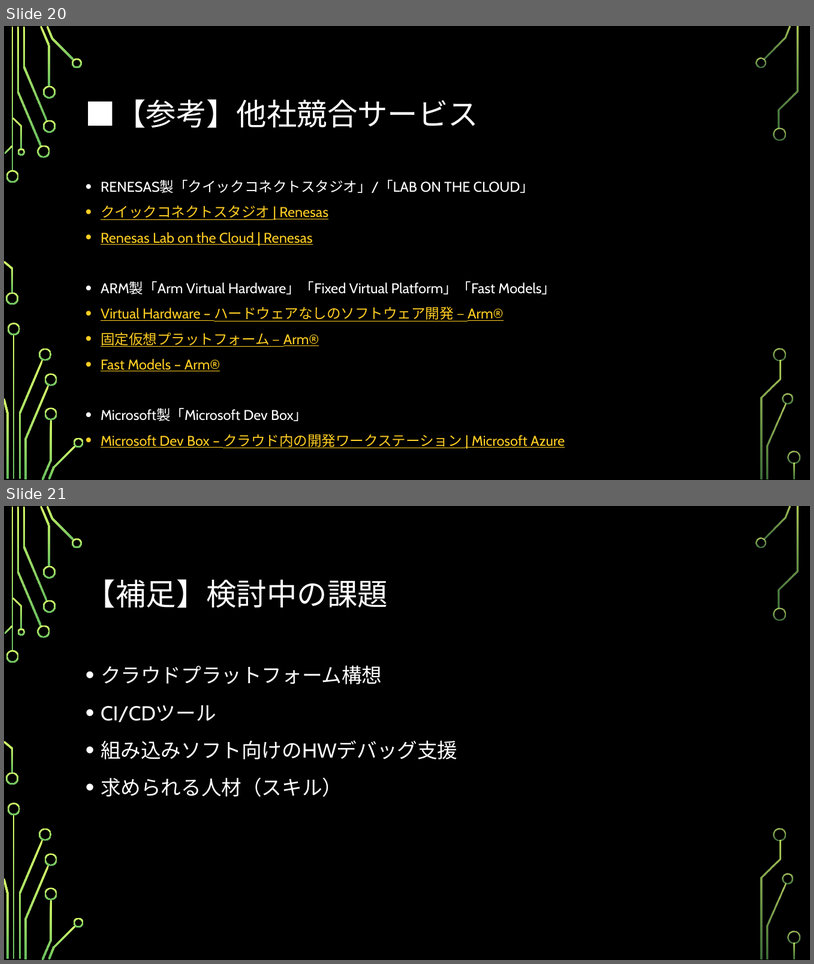
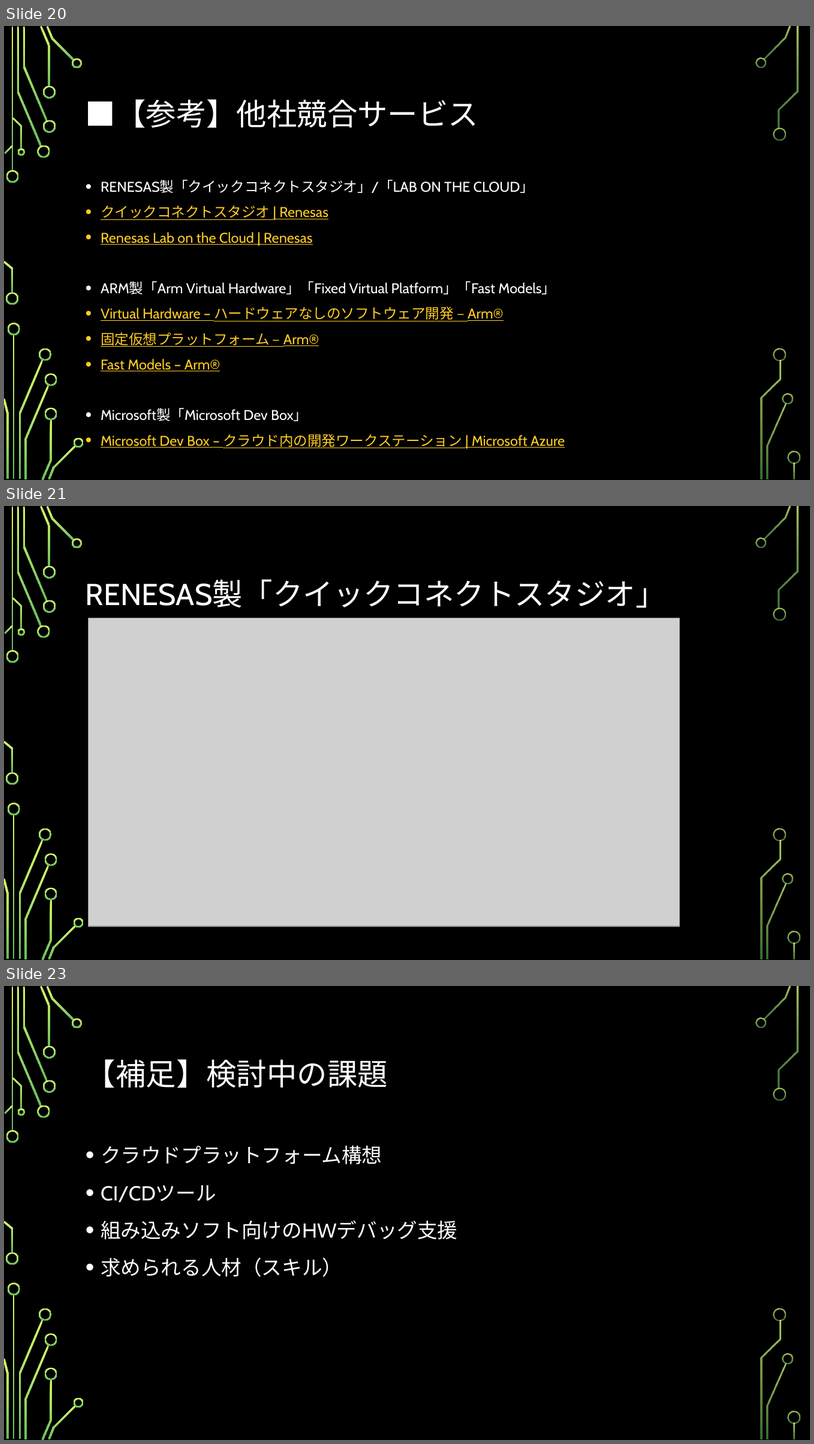
Before and after one commit to SITH-YN/PythonTool, a slide deck: Temp/39期ビジネスアイディア.pptx. Shown one above the other, each under a label of ours: slides 20 and 21 before the commit, slides 20, 21 and 23 after it; the slides between them are not shown. The pictures are 814x964 and 814x1444 pixels, drawn with LibreOffice and Linux fonts; fonts in the diff are those of the drawing; grey boxes stand for pictures; background and template pictures are left out. Boxes give left, top, right and bottom in pixels: in the first picture for what was removed or moved away, otherwise in the second. Text is boxed around its words. In the diff, an @@ line names an element or a change of style, - is before the commit and + after.

```diff
--- a/Temp/39期ビジネスアイディア.pptx
+++ b/Temp/39期ビジネスアイディア.pptx
@@ slide 21 added at [4, 506, 810, 960], background picture (left out); not listed: 36 template elements that a slide beside it also shows @@
@@ title added at [86, 580, 666, 608], 36 pt, text #FFFFFF @@
+RENESAS製「クイックコネクトスタジオ」
@@ picture added at [89, 618, 680, 927] @@
@@ what was slide 21 is now slide 23 @@
```
Also in this commit, not shown: 2 slides changed, 1 other slide added.
